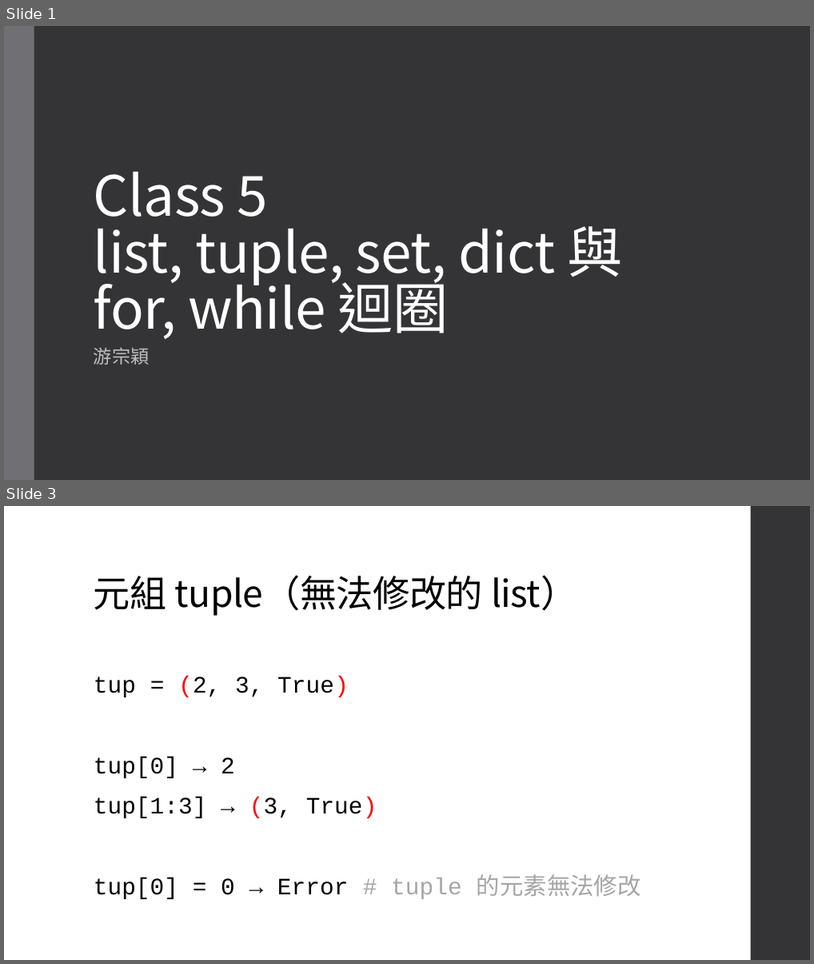
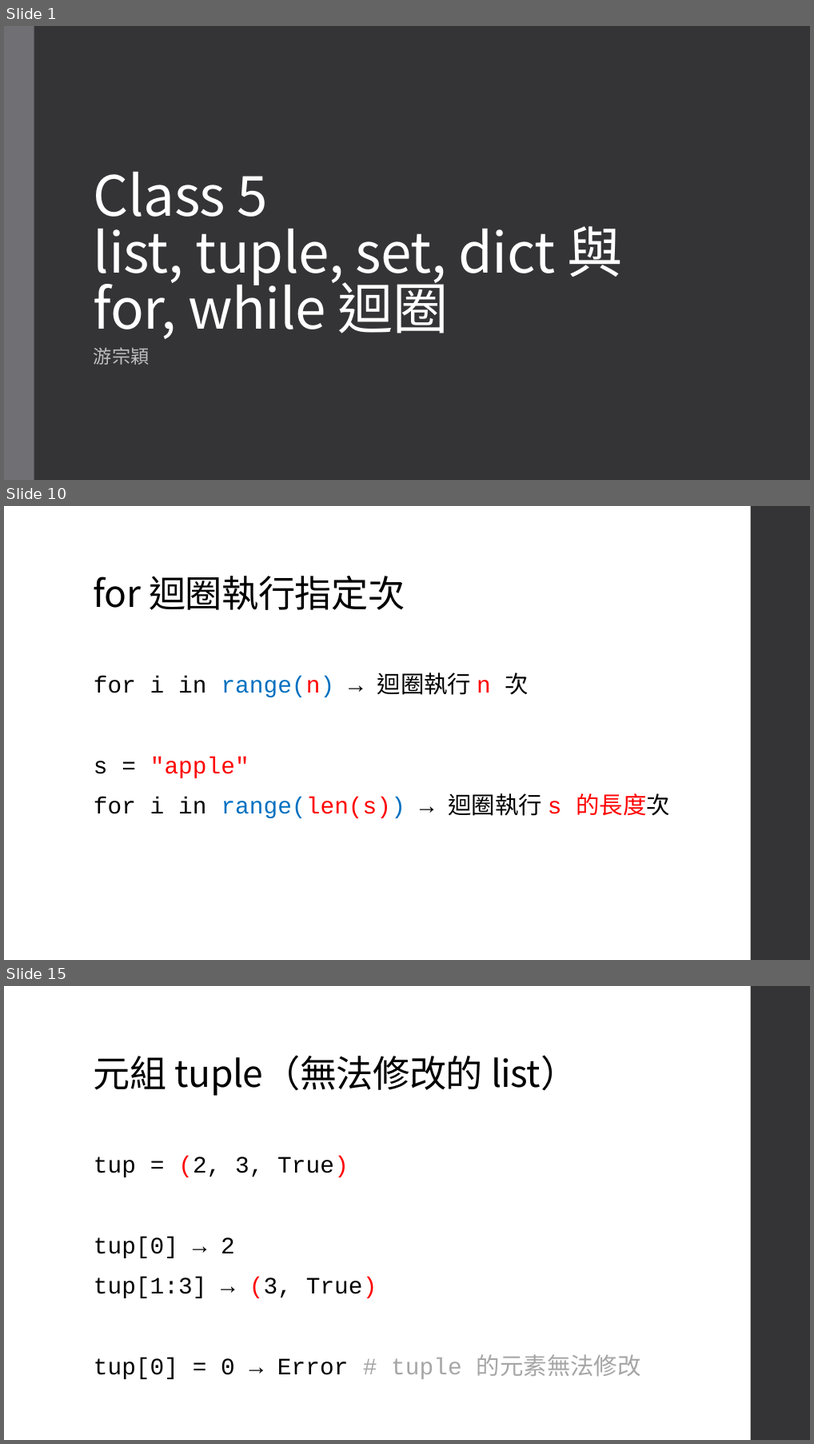
Before and after one commit to an920107/ServiceLearning, a slide deck: Class 5.pptx. Shown one above the other, each under a label of ours: slides 1 and 3 before the commit, slides 1, 10 and 15 after it; the slides between them are not shown. The pictures are 814x964 and 814x1444 pixels, drawn with LibreOffice and Linux fonts; fonts in the diff are those of the drawing. Boxes give left, top, right and bottom in pixels: in the first picture for what was removed or moved away, otherwise in the second. Text is boxed around its words. In the diff, an @@ line names an element or a change of style, - is before the commit and + after.

```diff
--- a/Class 5.pptx
+++ b/Class 5.pptx
@@ slide 10 added at [4,506,810,960], background #FFFFFF; not listed: 1 template element that a slide beside it also shows @@
@@ title added at [94,576,405,610], 44 pt, text #000000 @@
+for 迴圈執行指定次
@@ text added at [94,672,670,818], 28 pt, text #000000 @@
+for i in range(n) → 迴圈執行 n 次
+s = "apple"
+for i in range(len(s)) → 迴圈執行 s 的長度次
@@ what was slide 3 is now slide 15 @@
```
Also in this commit, not shown: 2 slides changed, 13 other slides added.
